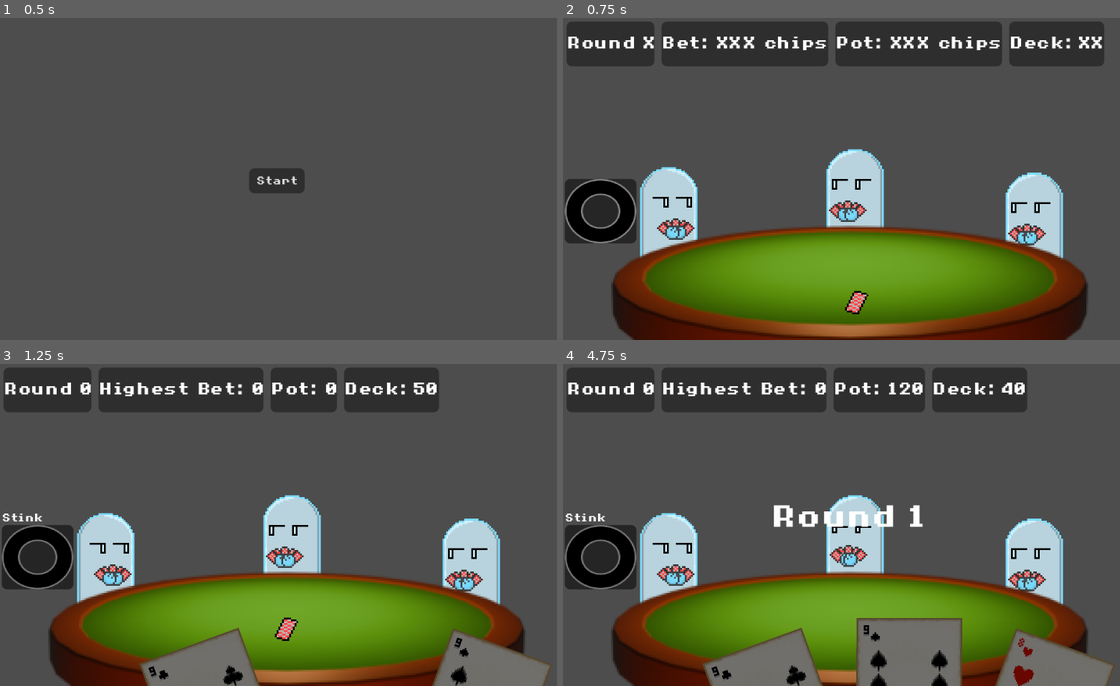
Above: before the commit, frames 1-4 (two rows, left to right).
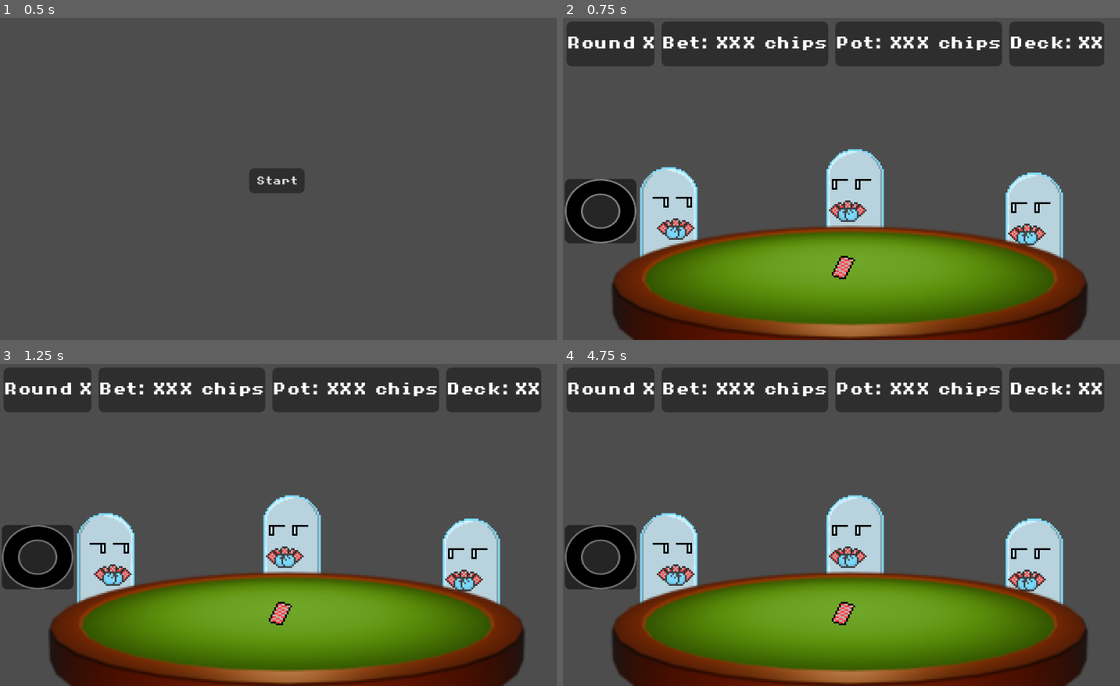
Above: after the commit, the same moments.

Repository: tofimega/ghost-poker
Game: Godot game, scene res://scenes/title_menu/hud/title_menu_hud.tscn
Same seed, same stepped clock (60 frames per second), same inputs: the game is played once before the commit and once after it.
Inputs (mouse positions are in pixels of both pictures, inside the frame that each line leads up to):
- Up to frame 1 (0.5 s): no input
- Up to frame 2 (0.75 s): click "Start" at 0.5 s
- Up to frame 3 (1.25 s): no input
- Up to frame 4 (4.75 s): move the mouse to (975, 508) at 1.27 s; move the mouse to (735, 541) at 2.02 s; move the mouse to (908, 454) at 2.77 s; move the mouse to (819, 589) at 3.52 s; move the mouse to (1019, 573) at 4.27 s

Frame 1 is identical in both runs. In frame 2, 0.4% of the frame differs, in the area x 48-55%, y 73-92%; in frame 3, 9.2%; in frame 4, 14%, in the area x 0-100%, y 1-100%.
Error after the commit: Parse Error: Expected indented block after function declaration. (res://scripts/poker_engine.gd:202)

Commit message:
progress with back-end

Diff:
--- a/scenes/game_scene/game_scene.gd
+++ b/scenes/game_scene/game_scene.gd
@@ -21,7 +21,7 @@
 	hud.toggle_hud(false)
 	card_back.visible=false
 	card_back_pos=card_back.global_position
-	await PokerEngine.new_game()
+	 PokerEngine.new_game()
 	hud.update()
 	target_selector.toggle_selection.connect(_highlight_all)
 	target_selector.target_hovered.connect(_toggle_highlight.bind(true))
@@ -60,6 +60,6 @@
 	move_tween.tween_property(card_back, "global_position", markers[player].global_position, duration)\
 	.set_ease(ease_type).set_trans(transition_type)
 
-	await move_tween.finished
+	 move_tween.finished
 	hud.update()
 	card_back.visible=false
--- a/scenes/hud/hud.gd
+++ b/scenes/hud/hud.gd
@@ -37,7 +37,7 @@
 
 func flinch(t: int)->void:
 	if t!=0: return
-	await display_info("ow")
+	display_info("ow")
 	PokerEngine.cont_cheat.emit()
 
 func show_other_hand(target: int)->void:
@@ -47,13 +47,13 @@
 	target_hand.visible=false
 
 
-func _display_winner(result: PokerEngine.GameState, winner)-> void:
+func _display_winner(result: GameResult, winner)-> void:
 	update()
-	if result == PokerEngine.GameState.TIE:
+	if result.result_type == GameResult.ResultType.TIE:
 		bet_label.text="DRAW!\n"
 		for w in winner:
 			bet_label.text+="Player "+str(w.id)+" "+str(PokerEngine.rank_hand(w.hand))
-	elif result == PokerEngine.GameState.CONCLUSIVE:
+	elif result.result_type == GameResult.ResultType.CONCLUSIVE:
 		bet_label.text="GAME OVER!\n"+"Winner: Player "+str(winner.id)+"\n"+str(PokerEngine.rank_hand(winner.hand))
 	bet_label.visible=true
 
@@ -75,7 +75,7 @@
 
 func _show_bet(p: int, bet: Bet)->void:
 	if p != 0: return
-	await display_info(str(bet))
+	display_info(str(bet))
 	PokerEngine.cont.emit()
 
 
--- a/scenes/sprites/ghost_animation.gd
+++ b/scenes/sprites/ghost_animation.gd
@@ -8,16 +8,15 @@
 var target: int = -1
 
 enum AnimationState {
-	IDLE_STATIC,
-	IDLE_DEFAULT,
-	IDLE_ALL_IN,
-	IDLE_CHEAT,
-	BET,
-	ALL_IN,
-	FOLD,
-	CHEAT,
-	FLINCH
+	IDLE,
+	ACTION
 }
+
+signal action_finished
+
+func do_idle(idle_mode: IdleMode)
+func do_action(action: Action)
+
 
 var states: Array[AnimationState] = []
 var current_state: AnimationState = AnimationState.IDLE_STATIC
--- a/scripts/cheat/cheat.gd
+++ b/scripts/cheat/cheat.gd
@@ -1,12 +1,11 @@
+@abstract
 class_name Cheat
 extends Object
-
-#TODO: allow cheats to be "hidden" so that animation doesn't play
 
 var charge: float = 0:
 	set(c):
 		charge=clamp(c,0,1.1)
-		FrontendManager.get_hud().update()
+
 
 var player: int = -1:
 	set(p):
@@ -14,9 +13,9 @@
 		PokerEngine.player_bet.connect(_boost_charge)
 		player=p
 
-var offense: bool = true
+func offense()->bool: return true
 
-var _name: String= ""
+@abstract func name() -> String
 
 func _boost_charge(p: int, bet: Bet)->void:
 	if p!=player: return
@@ -24,32 +23,10 @@
 	charge+=1.1
 
 
-func play_anim(target: int=-1)->void:
-	if !offense: target = -1
-	PokerEngine.player_cheat.emit(player, target, _name)
-
-
-func computer(target: int)->float:
+func execute(target: int)->float:
 	if charge <1 : return 1
 	charge=0
-	play_anim(target)
 	GlobalLogger.log_text("\tSufficient charge")
-	return _computer(target)
+	return _execute(target)
 
-
-func user(target: int)->void:
-	if charge <1: return
-	charge=0
-	play_anim(target)
-	GlobalLogger.log_text("\tSufficient charge")
-	_user(target)
-
-
-func _computer(target: int)-> float:
-	GlobalLogger.log_text("\tCheat not implemented, default: 1")
-	return 1
-
-
-func _user(target: int) -> void:
-	GlobalLogger.log_text("\tCheat not implemented")
-	pass
+@abstract func _execute(target: int)
--- a/scripts/cheat/cheat_clairvoyance.gd
+++ b/scripts/cheat/cheat_clairvoyance.gd
@@ -2,10 +2,9 @@
 extends Cheat
 
 
-func _init()->void:
-	_name= "Clairvoyance"
+func name() -> String: return "Clairvoyance"
 
-func _computer(target: int)->float:
+func _execute(target: int)->float:
 	GlobalLogger.log_text("\tCLAIRVOYANCE")
 	var p: Player = PokerEngine.get_player(player)
 	if p.blinded:
@@ -13,7 +12,3 @@
 		return 1
 	GlobalLogger.log_text("\tPlayer "+str(player) +" checking Player "+str(target)+"'s hand...")
 	return remap(PokerEngine.compare_hands(p.hand, PokerEngine.get_player(target).hand), -1, 1, 0.9, 1.2)
-
-
-func _user(target: int)->void:
-	FrontendManager.get_hud().show_other_hand(target)
--- a/scripts/cheat/cheat_freeze.gd
+++ b/scripts/cheat/cheat_freeze.gd
@@ -3,16 +3,12 @@
 
 
 
-func _init()->void:
-	_name= "Freeze"
+
+func name()->String: return "Freeze"
 
 
-func _computer(target: int)->float:
+func _execute(target: int)->float:
 	GlobalLogger.log_text("\tFREEZE")
 	GlobalLogger.log_text("\tPLAYER "+str(target)+"'s bet won't increase highest")
-	_user(target)
+	PokerEngine.players[target].frozen=true
 	return 1.06
-
-
-func _user(target: int)->void:
-	PokerEngine.players[target].frozen=true
--- a/scripts/cheat/cheat_stink.gd
+++ b/scripts/cheat/cheat_stink.gd
@@ -4,16 +4,11 @@
 const length: int = 3
 
 
-func _init()->void:
-	_name= "Stink"
+func name()->String: return "Stink"
 
 
-func _computer(target: int)->float:
+func _execute(target: int)->float:
 	GlobalLogger.log_text("\tSTINK")
 	GlobalLogger.log_text("\tPLAYER "+str(target)+"can't see hands for"+str(length)+" turns")
-	_user(target)
+	PokerEngine.get_player(target).blinded=length
 	return 1.06
-
-
-func _user(target: int)->void:
-	PokerEngine.get_player(target).blinded=length
--- a/scripts/cheat/cheat_wildcard.gd
+++ b/scripts/cheat/cheat_wildcard.gd
@@ -3,18 +3,12 @@
 
 
 
-func _init()->void:
-	_name= "WildCard"
-	offense=false
+func name()->String: return "WildCard"
+func offense()->bool: return false
 
 
-
-func _computer(target: int)->float:
+func _execute(target: int)->float:
 	GlobalLogger.log_text("\tWILDCARD")
 	var p: Player = PokerEngine.get_player(player)
 	p.hand.append(Card.new(randi()%Card.Suit.size(), randi()%Card.Rank.size()))
 	return remap(PokerEngine.compare_hands(p.hand, PokerEngine.get_player(target).hand), -1, 1, 0.9, 1.2)
-
-
-func _user(target: int)->void:
-	PokerEngine.get_player(player).hand.append(Card.new(randi()%Card.Suit.size(), randi()%Card.Rank.size()))
--- /dev/null
+++ b/scripts/data/action.gd
@@ -0,0 +1,7 @@
+@abstract
+class_name Action
+extends RefCounted
+
+
+
+@abstract func do_action()->void
--- /dev/null
+++ b/scripts/data/action_bet.gd
@@ -0,0 +1,9 @@
+class_name BetAction
+extends Action
+
+var _bet: Bet
+
+func do_action()->void:
+	var p :Player = PokerEngine.get_player(0)
+	p.last_bet= _bet
+	PokerEngine._handle_player_bet(p)
--- /dev/null
+++ b/scripts/data/action_cheat.gd
@@ -0,0 +1,8 @@
+class_name CheatAction
+extends Action
+
+var target: int
+
+
+func do_action()->void:
+	PokerEngine.get_player(0).cheat.
--- /dev/null
+++ b/scripts/data/game_result.gd
@@ -0,0 +1,14 @@
+class_name GameResult
+extends RefCounted
+
+enum ResultType {
+	CONCLUSIVE,
+	TIE
+}
+
+var result_type: ResultType
+var winners: Array[Player]
+
+func _init(result_type: ResultType, winners: Array[Player])->void:
+	self.result_type=result_type
+	self.winners=winners
--- a/scripts/data/player.gd
+++ b/scripts/data/player.gd
@@ -2,6 +2,7 @@
 extends Object
 
 
+var last_bet: Bet = null
 
 var blinded: int = 0:
 	set(b):
@@ -36,10 +37,11 @@
 
 
 @warning_ignore("shadowed_variable")
-func bet()-> void:
+func my_turn()-> Bet:
 	if !in_game: return
 	blinded-=1
-	controller.my_turn()
+	last_bet = controller.bet()
+	return last_bet
 
 
 func fold()->void:
--- a/scripts/player_controller/player_controller.gd
+++ b/scripts/player_controller/player_controller.gd
@@ -36,14 +36,15 @@
 	others.shuffle()
 	return others[0]
 
-#TODO: make players randomly choose to not cheat
+
 var early_result: float=0
 func use_early_cheat()->bool:
 	if !PokerEngine._can_player_move(player): return false
+	if randi_range(0,1): return false
 	if player.cheat.charge<1:  return false
 	var target: int = _select_target()
 	if target <0: return false
-	early_result = player.cheat.computer(target)
+	early_result = player.cheat.execute(target)
 	return true
 
 
@@ -125,13 +126,13 @@
 var forced_all_in: bool = false
 
 
-func my_turn() -> void:
+func bet() -> Bet:
 	if player == null or !player.in_game: return
 	forced_all_in=false
 	GlobalLogger.log_text("PLAYER "+str(player.id)+"'S TURN!" + " (chips: "+str(player.chips)+")")
 	GlobalLogger.log_text(" ")
 
-	var confidence: float = await find_odds()
+	var confidence: float =  find_odds()
 
 	GlobalLogger.log_text("player "+str(player.id)+"'s confidence: "+ str(confidence))
 	conf_last_turn = confidence
@@ -139,19 +140,17 @@
 	GlobalLogger.log_text("player "+str(player.id)+" considers going ALL IN... "+" (threshold: " + str(ALL_IN_THRESHOLD) + ")")
 	if confidence >= ALL_IN_THRESHOLD:
 		GlobalLogger.log_text("player "+str(player.id)+" goes ALL IN!")
-		PokerEngine.player_bet.emit(player.id, Bet.new(player.chips, Bet.Type.ALL_IN))
-		return
+		return Bet.new(player.chips, Bet.Type.ALL_IN)
 
 	if player.chips <= PokerEngine.highest_bet or player.chips==0:
 		GlobalLogger.log_text("player "+str(player.id)+" has insufficient chips, considering going ALL IN... "+ "(threshold: " + str(CALL_THRESHOLD*FORCED_ALL_IN_MULT) + ")")
 		if confidence >= CALL_THRESHOLD*FORCED_ALL_IN_MULT:
 			GlobalLogger.log_text("player "+str(player.id)+" goes ALL IN!")
 			forced_all_in=true
-			PokerEngine.player_bet.emit(player.id, Bet.new(player.chips, Bet.Type.ALL_IN))
-			return
+			return Bet.new(player.chips, Bet.Type.ALL_IN)
+
 		GlobalLogger.log_text("player "+str(player.id)+" FOLDS!")
-		PokerEngine.player_bet.emit(player.id, Bet.new(0, Bet.Type.FOLD))
-		return
+		return Bet.new(0, Bet.Type.FOLD)
 
 	GlobalLogger.log_text("player "+str(player.id)+" considers RAISING... "+" (threshold: " + str(RAISE_THRESHOLD) + ")")
 	if confidence >= RAISE_THRESHOLD:
@@ -162,26 +161,21 @@
 
 			if confidence >= RAISE_THRESHOLD*FORCED_ALL_IN_MULT:
 				GlobalLogger.log_text("player "+str(player.id)+" goes ALL IN!")
-				PokerEngine.player_bet.emit(player.id, Bet.new(amount, Bet.Type.ALL_IN))
-				return
+				return Bet.new(amount, Bet.Type.ALL_IN)
 
 			GlobalLogger.log_text("player "+str(player.id)+" CALLS instead!")
-			PokerEngine.player_bet.emit(player.id, Bet.new(PokerEngine.highest_bet, Bet.Type.CALL))
-			return
+			return Bet.new(PokerEngine.highest_bet, Bet.Type.CALL)
 
 		GlobalLogger.log_text("player "+str(player.id)+" RAISES!")
-		PokerEngine.player_bet.emit(player.id, Bet.new(amount, Bet.Type.RAISE))
-		return
+		return Bet.new(amount, Bet.Type.RAISE)
 
 	GlobalLogger.log_text("player "+str(player.id)+" considers CALLING... "+" (threshold: " + str(CALL_THRESHOLD) + ")")
 	if confidence >= CALL_THRESHOLD:
 		GlobalLogger.log_text("player "+str(player.id)+" CALLS!")
-		PokerEngine.player_bet.emit(player.id, Bet.new(PokerEngine.highest_bet, Bet.Type.CALL))
-		return
+		return Bet.new(PokerEngine.highest_bet, Bet.Type.CALL)
 
 	GlobalLogger.log_text("player "+str(player.id)+" FOLDS!")
-	PokerEngine.player_bet.emit(player.id, Bet.new(0, Bet.Type.FOLD))
-	return
+	return Bet.new(0, Bet.Type.FOLD)
 
 func is_human()->bool:
 	return false
--- a/scripts/player_controller/user_player_controller.gd
+++ b/scripts/player_controller/user_player_controller.gd
@@ -17,7 +17,7 @@
 	if player.cheat.offense:
 		var selector: TargetSelector = FrontendManager.get_selector()
 		selector._toggle_selection(true)
-		await selector.target_selected
+		selector.target_selected
 		target = selector.current_target
 		selector._toggle_selection(false)
 
@@ -39,10 +39,9 @@
 	return bet
 
 
-func my_turn() -> void:
-	GlobalLogger.log_text("Player "+str(player.id)+": waiting for user input...")
-	FrontendManager.get_hud().toggle_hud(true)
 
+func bet() -> Bet:
+	return player.last_bet
 
 func is_human()->bool:
 	return true
--- a/scripts/poker_engine.gd
+++ b/scripts/poker_engine.gd
@@ -3,32 +3,24 @@
 enum GameState{
 	CLOSED,
 	RUNNING,
-	TIE,
-	CONCLUSIVE
+	FINISHED
 
 }
 
-signal hand_dealt(player: Player)
-signal game_start
-signal next_round
-signal round_over
-signal deck_empty
-signal cont
-signal s_showdown(F_no_p_T_mt_d: bool)
-signal no_player_found
-@warning_ignore("unused_signal")
-signal player_out(p: int)
-signal game_over(result: GameState, winner)
+#signal hand_dealt(player: Player)
+#signal game_start
+#signal next_round
+#signal round_over
+#signal deck_empty
+#signal s_showdown(F_no_p_T_mt_d: bool)
+#signal no_player_found
+#signal player_out(p: int)
+#signal game_over(result: GameState, winner)
 
 signal player_cheat(player: int, target: int, cheat_name: String)
 
-signal cheat_anim_finished
-signal start_flinch(target: int)
-signal cont_cheat
-
-
-signal player_bet(p: int, bet: Bet)
-signal next_player(p: int)
+#signal player_bet(p: int, bet: Bet)
+#signal next_player(p: int)
 
 const PLAYER_COUNT: int = 4
 const CARDS_PER_ROUND: int = 2
@@ -47,7 +39,7 @@
 var game_state: GameState=GameState.CLOSED
 var current_turn: int=-1
 
-var current_player: Player = null
+#var current_player: Player = null
 var _turn_queue: Array[Player] = []
 var empty_deck_flag: bool=false
 
@@ -60,76 +52,73 @@
 var cheats: Array[Cheat] = []
 
 func _ready()->void:
-	deck_empty.connect(func(): empty_deck_flag=true)
-	player_bet.connect(_incoming_bet, CONNECT_DEFERRED) # defer to prevent stack overflow, just in case
-	round_over.connect(start_next_round)
-
-
-func _incoming_bet(p: int, bet: Bet):
-	assert(current_player!=null)
-	if p == current_player.id and current_player.in_game: _handle_player_bet(current_player, bet)
-	await cont
-	_next_step()
-
-
-func _next_step()->void:
-	assert(current_player_count()>0)
-	if empty_deck_flag:
-		s_showdown.emit(true) #TODO: renew deck instead
-		showdown()
-		return
-
-	var players_available: bool = _find_next_player()
-
-	if current_player_count() <= 1:
-		game_state=GameState.CONCLUSIVE
-		var winning_player: Player = players.values().filter(func(p: Player): return p.in_game)[0]
-		GlobalLogger.log_text("GAME OVER!")
-		GlobalLogger.log_text("WINNER: "+str(winning_player.id))
-		GlobalLogger.log_text("CARDS IN DECK: "+ str(deck.size()))
-		GlobalLogger.log_text("CHIPS IN POOL: "+ str(pool))
-		game_over.emit(GameState.CONCLUSIVE, winning_player)
-		return
-
-	if !players_available:
-			GlobalLogger.log_text("No player worth asking found...")
-			GlobalLogger.log_text("Dealing remaining cards...")
-			s_showdown.emit(false)
-
-			var ps: Array[Player] = players.values()
-			var p: int=0
-
-			while !deck.is_empty():
-				await deal_cards(ps[p%ps.size()], 1)
-				p+=1
-
-			for pr in ps:
-				hand_dealt.emit(pr)
-
-			showdown()
-			return
-
-	if current_player!=null: _ask_next_player()
-	else: _final_bet()
+	pass #deck_empty.connect(func(): empty_deck_flag=true)
+
+
+#func _incoming_bet(p: int, bet: Bet):
+	#assert(current_player!=null)
+	#if p == current_player.id and current_player.in_game: _handle_player_bet(current_player, bet)
+	#_next_step()
+
+
+#func _next_step()->NextStep:
+	#assert(current_player_count()>0)
+	#if empty_deck_flag:
+		#s_showdown.emit(true) #TODO: renew deck instead
+		#showdown()
+		#return
+#
+	#var players_available: bool = _find_next_player()
+	#
+	#if current_player_count() <= 1:
+		#game_state=GameState.CONCLUSIVE
+		#var winning_player: Player = players.values().filter(func(p: Player): return p.in_game)[0]
+		#GlobalLogger.log_text("GAME OVER!")
+		#GlobalLogger.log_text("WINNER: "+str(winning_player.id))
+		#GlobalLogger.log_text("CARDS IN DECK: "+ str(deck.size()))
+		#GlobalLogger.log_text("CHIPS IN POOL: "+ str(pool))
+		#game_over.emit(GameState.CONCLUSIVE, winning_player)
+		#return
+	#
+	#if !players_available:
+			#GlobalLogger.log_text("No player worth asking found...")
+			#GlobalLogger.log_text("Dealing remaining cards...")
+			#s_showdown.emit(false)
+			#
+			#var ps: Array[Player] = players.values()
+			#var p: int=0
+			#
+			#while !deck.is_empty():
+				#deal_cards(ps[p%ps.size()], 1)
+				#p+=1
+#
+			#for pr in ps:
+				#hand_dealt.emit(pr)
+#
+			#showdown()
+			#return
+#
+	#if current_player!=null: _ask_next_player()
+	#else: _final_bet()
 
 
 func _can_player_move(p: Player)->bool:
 	return p.in_game and !p.all_in and !p.chips<=0
 
 
-func _find_next_player() ->bool:
-	current_player=_turn_queue.pop_front()
-	GlobalLogger.log_text("CURRENT PLAYER: "+str(current_player))
-	GlobalLogger.log_text("TURN QUEUE: "+str(_turn_queue))
-	return players.values().any(_can_player_move)
+#func _find_next_player() ->bool:
+	#var current_player=_turn_queue.pop_front()
+	#GlobalLogger.log_text("CURRENT PLAYER: "+str(current_player))
+	#GlobalLogger.log_text("TURN QUEUE: "+str(_turn_queue))
+	#return current_player
 
 
 func get_player(id: int)->Player:
 	return players[id]
 
 
-@warning_ignore_start("int_as_enum_without_cast")
-func showdown()->void:
+
+func showdown()->GameResult:
 	GlobalLogger.log_text("Showdown!")
 	var winning_hand: Ranking = players.values().reduce(func(acc: Ranking, player: Player):
 		if !player.in_game: return acc
@@ -150,26 +139,26 @@
 			winners.append(p)
 
 	if winners.size()==1:
-		game_state=GameState.CONCLUSIVE
-		game_over.emit(GameState.CONCLUSIVE, winners[0])
+		game_state=GameState.FINISHED
 		GlobalLogger.log_text("WINNER: "+str(winners[0].id))
+		return GameResult.new(GameResult.ResultType.CONCLUSIVE, winners)
 	else:
-		game_state=GameState.TIE
-		game_over.emit(GameState.TIE, winners)
+		game_state=GameState.FINISHED
 		GlobalLogger.log_text("TIE! "+str(winners.map(func(p: Player): return p.id)))
-
-
-func deal_cards(player: Player, count: int)->void:
-	if !player.in_game: return
+		return GameResult.new(GameResult.ResultType.TIE, winners)
+
+func deal_cards(count: int)->void:
+
 	for i in count:
-		if deck.is_empty():
-			deck_empty.emit()
-			return
-		player.hand.append(deck.pop_back())
-		await FrontendManager.get_game_scene().anim_deal_card(player.id)
-
-	if deck.is_empty():
-		deck_empty.emit()
+		for player: Player in players.values():
+			if !player.in_game: return
+			if deck.is_empty():
+				#deck_empty.emit()
+				return
+			player.hand.append(deck.pop_back())
+
+	#if deck.is_empty():
+		#deck_empty.emit()
 
 
 func current_player_count()->int:
@@ -181,7 +170,6 @@
 
 var pc_at_start_of_round: int = 0
 func start_next_round()->void:
-	await FrontendManager.get_hud().display_info("Round "+str(current_turn+1))
 	if game_state!=GameState.RUNNING: return
 	player_bets.clear()
 	pc_at_start_of_round = current_player_count()
@@ -193,41 +181,65 @@
 	GlobalLogger.log_text("CURRENT TURN: " + str(current_turn))
 	GlobalLogger.log_text("CARDS IN DECK: "+ str(deck.size()))
 	GlobalLogger.log_text("CHIPS IN POOL: "+ str(pool))
-	next_round.emit()
-
-	for i in CARDS_PER_ROUND:
-		for p: Player in players.values():
-			if deck.size()==0: break
-			await deal_cards(p, 1)
-			hand_dealt.emit(p)
-
-	for id: int in players.keys():
-		var p: Player = players[id]
+	#next_round.emit()
+
+	deal_cards(CARDS_PER_ROUND)
+
+	for p: Player in players.values():
 		if !p.in_game or p.controller.is_human(): continue
-		if !p.controller.use_early_cheat(): continue
-		await cont_cheat
-
-
-	_next_step()
-
-
-func _ask_next_player()->void:
-	if !current_player.in_game: return
-
-	var player_bets_text: Dictionary[int, String]
-	for i in player_bets.keys(): player_bets_text[i] = Bet.Type.find_key(player_bets[i].type)
-	GlobalLogger.log_text(" ")
-	GlobalLogger.log_text("current highest bet: "+str(highest_bet))
-	GlobalLogger.log_text("current player bets: "+str(player_bets_text))
-	GlobalLogger.log_text("players remaining: "+str(current_player_count()))
-	GlobalLogger.log_text(" ")
-	current_player.bet()
-	next_player.emit(current_player)
-	return
+		p.controller.use_early_cheat()
+
+	_process_round()
+
+func _process_round()->void:
+	while !_turn_queue.is_empty():
+		_process_queue()
+		action_log #TODO: make this next
+		_update_front_end()
+		await front_end_updated
+
+
+func _update_front_end()->void:
+
+func handle_user_input(user_actions: Array[Action])->void:
+	for a: Action in user_actions: a.do_action()
+
+
+func _process_queue()->void:
+	while !_turn_queue.is_empty():
+		var player: Player = _turn_queue.pop_front()
+		assert(_can_player_move(player))
+		if player.controller.is_human(): return #func outside handles front-end stuff, front-end plays animations of computer moves (sent via queue), takes user input, handles bet, signals back, back-end calls function again
+		_handle_player_bet(player)
+
+
+func _process_game()->void:
+	pass
+	#var next_step=NextStep.CONTINUE
+	#while next_step==NextStep.CONTINUE:
+		#start_next_round()
+		#next_step = _next_step()
+
+	#match next_step:
+		#SHOWDOWN: showdown()
+		#OVER: winner=remaining_player
+
+#func _ask_next_player()->void:
+	#if !current_player.in_game: return
+#
+	#var player_bets_text: Dictionary[int, String]
+	#for i in player_bets.keys(): player_bets_text[i] = Bet.Type.find_key(player_bets[i].type)
+	#GlobalLogger.log_text(" ")
+	#GlobalLogger.log_text("current highest bet: "+str(highest_bet))
+	#GlobalLogger.log_text("current player bets: "+str(player_bets_text))
+	#GlobalLogger.log_text("players remaining: "+str(current_player_count()))
+	#GlobalLogger.log_text(" ")
+	#current_player.bet()
+	#next_player.emit(current_player)
+	#return
 
 
 func _final_bet()->void:
-	assert(current_player==null)
 	assert(_turn_queue.is_empty())
 	GlobalLogger.log_text("final bet: "+str(highest_bet))
 	GlobalLogger.log_text(" ")
@@ -242,11 +254,13 @@
 
 	GlobalLogger.log_text("CARDS IN DECK: "+ str(deck.size()))
 	GlobalLogger.log_text("CHIPS IN POOL: "+ str(pool))
-	round_over.emit()
-
-
-func _handle_player_bet(p: Player, bet: Bet)->void:
+	#round_over.emit()
+
+
+func _handle_player_bet(p: Player)->void:
+	var bet: Bet = p.my_turn()
 	var id: int = p.id
+
 	if bet.type == bet.Type.FOLD:
 		p.fold()
 		bet.amount=-1
@@ -262,19 +276,20 @@
 	if !p.frozen: highest_bet=max(bet.amount, highest_bet)
 	else: p.frozen=false
 
-	if highest_bet>prev_highest:
-		var more_players: Array[Player] = [players[0], players[1], players[2], players[3]]
-		more_players.erase(p)
-		more_players = more_players.filter(_can_player_move)
-		more_players = more_players.filter(func (f: Player): return f not in _turn_queue)
-
-		# edge case: player n raises, but player w/ id n+1 is not in the queue (because they raised earlier)
-		# if such a player exists, they need to be added to the beginning instead of the end
-		var priority_players: Array[Player] = more_players.filter(func(f: Player): return f.id > id)
-		for r: Player in priority_players: more_players.erase(r)
-		while !priority_players.is_empty(): _turn_queue.push_front(priority_players.pop_back())
-
-		_turn_queue.append_array(more_players)
+	if highest_bet>prev_highest: _expand_turn_queue(p)
+
+
+func _expand_turn_queue(exclude: Player)->void:
+	var more_players: Array[Player] = [players[0], players[1], players[2], players[3]]
+	more_players.erase(exclude)
+	more_players = more_players.filter(_can_player_move)
+	more_players = more_players.filter(func (f: Player): return f not in _turn_queue)
+	# edge case: player n raises, but player w/ id n+1 is not in the queue (because they raised earlier)
+	# if such a player exists, they need to be added to the beginning instead of the end
+	var priority_players: Array[Player] = more_players.filter(func(f: Player): return f.id > exclude.id)
+	for r: Player in priority_players: more_players.erase(r)
+	while !priority_players.is_empty(): _turn_queue.push_front(priority_players.pop_back())
+	_turn_queue.append_array(more_players)
 
 
 func _clear_game_state()->void:
@@ -284,6 +299,7 @@
 		p.free()
 		return null)
 	players.clear()
+	_turn_queue.clear()
 	GlobalLogger.log_text("Players deleted.")
 	player_bets.clear()
 	GlobalLogger.log_text("Bets deleted.")
@@ -324,8 +340,8 @@
 		players[i].cheat = cheats[i]
 		cheats[i].player=i
 	for p: Player in players.values():
-		await deal_cards(p, STARING_HAND_SIZE)
-		hand_dealt.emit(p)
+		deal_cards(STARING_HAND_SIZE)
+		#hand_dealt.emit(p)
 		p.chips=STARING_CHIP_COUNT
 		p.chips-=STARTING_ANTE
 		pool+=STARTING_ANTE
@@ -339,9 +355,9 @@
 	GlobalLogger.log_text(" ")
 	GlobalLogger.log_text("Beginning new game...")
 	_clear_game_state()
-	await _init_game_state()
-	game_start.emit()
-	await start_next_round()
+	_init_game_state()
+	#game_start.emit()
+	start_next_round()
 
 
 func rank_hand(hand: Array[Card]) -> Ranking:
@@ -492,8 +508,7 @@
 	if left_rank.hand_rank>right_rank.hand_rank: return 1
 	if right_rank.hand_rank>left_rank.hand_rank: return -1
 
-	for i in 5:
-		if left_rank.cards_rank>right_rank.cards_rank: return 1
-		if right_rank.cards_rank>left_rank.cards_rank: return -1
+	if left_rank.cards_rank>right_rank.cards_rank: return 1
+	if right_rank.cards_rank>left_rank.cards_rank: return -1
 
 	return 0
Not shown, added: scripts/data/action.gd.uid
Not shown, added: scripts/data/action_bet.gd.uid
Not shown, added: scripts/data/action_cheat.gd.uid
Not shown, added: scripts/data/game_result.gd.uid
